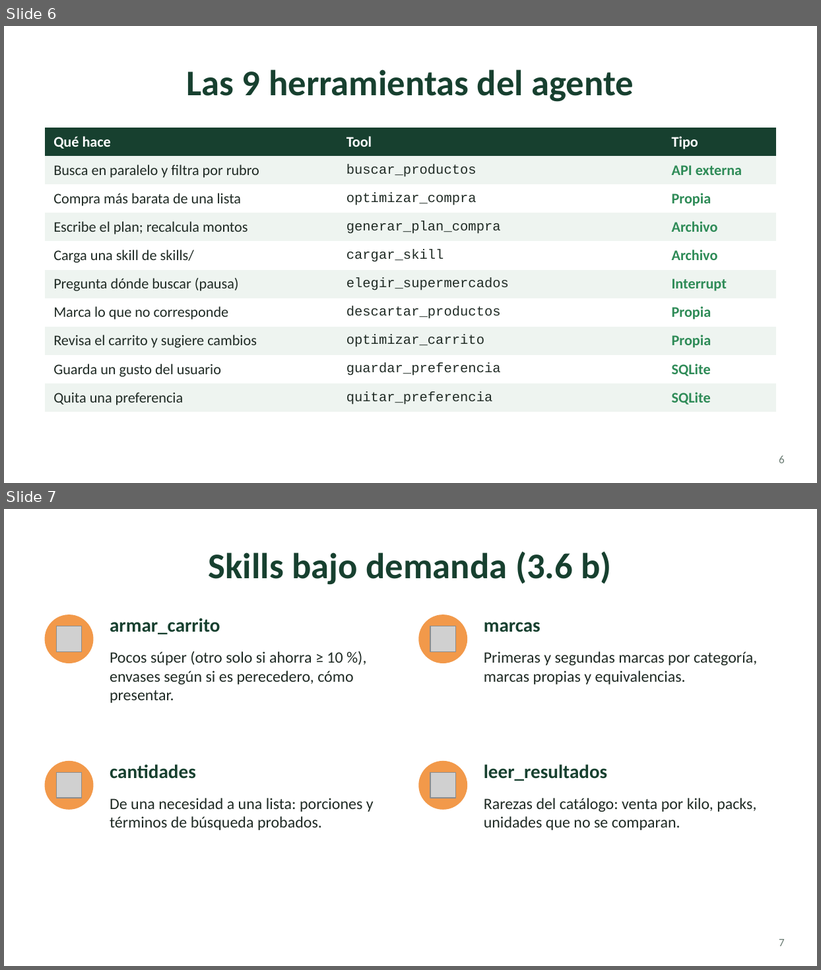
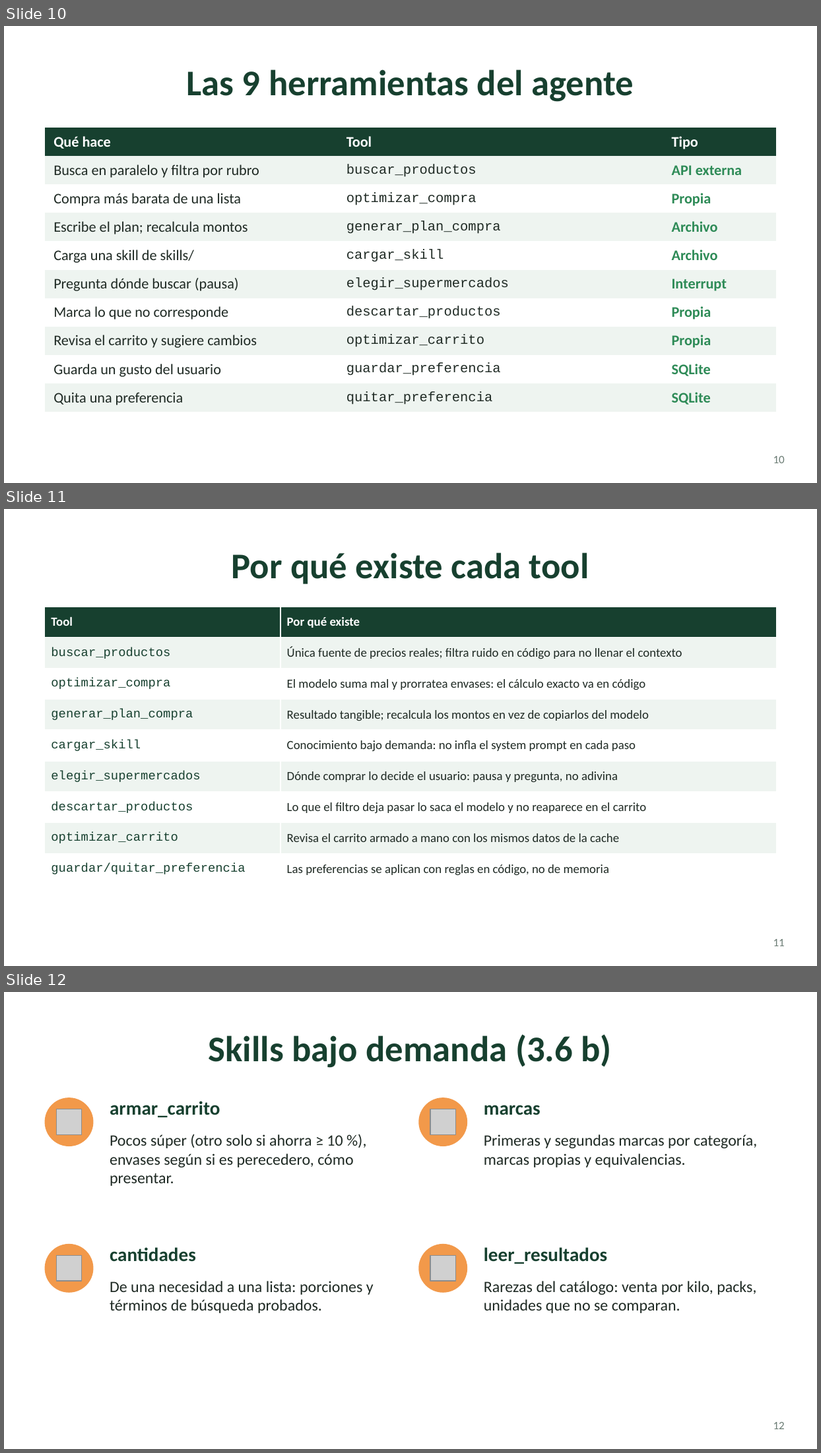
Before and after one commit to cuellojoaquinn/agente-de-supermercado, a slide deck: presentacion/super-agente.pptx. Shown one above the other, each under a label of ours: slides 6 and 7 before the commit, slides 10, 11 and 12 after it. The pictures are 821x970 and 821x1453 pixels, drawn with LibreOffice and Linux fonts; fonts in the diff are those of the drawing; grey boxes stand for pictures. Boxes give left, top, right and bottom in pixels: in the first picture for what was removed or moved away, otherwise in the second. Text is boxed around its words. In the diff, an @@ line names an element or a change of style, - is before the commit and + after.

```diff
--- a/presentacion/super-agente.pptx
+++ b/presentacion/super-agente.pptx
@@ slide 11 added at <box>4,509,817,966</box>, background #FFFFFF @@
@@ title added at <box>232,553,589,584</box>, 32 pt, text #17402F, bold @@
+Por qué existe cada tool
@@ table added at <box>45,607,776,885</box>, 9 rows, 2 columns @@
+Tool | Por qué existe
+buscar_productos | Única fuente de precios reales; filtra ruido en código para no llenar el contexto
+optimizar_compra | El modelo suma mal y prorratea envases: el cálculo exacto va en código
+generar_plan_compra | Resultado tangible; recalcula los montos en vez de copiarlos del modelo
+cargar_skill | Conocimiento bajo demanda: no infla el system prompt en cada paso
+elegir_supermercados | Dónde comprar lo decide el usuario: pausa y pregunta, no adivina
+descartar_productos | Lo que el filtro deja pasar lo saca el modelo y no reaparece en el carrito
+optimizar_carrito | Revisa el carrito armado a mano con los mismos datos de la cache
+guardar/quitar_preferencia | Las preferencias se aplican con reglas en código, no de memoria
@@ page number added at <box>774,939,785,947</box>, 10 pt, text #6B7C74 @@
+11
@@ what was slide 6 is now slide 10 @@
@@ page number at <box>774,456,785,464</box>: text changed @@
-6
+10
@@ what was slide 7 is now slide 12 @@
@@ page number at <box>774,1422,785,1430</box>: text changed @@
-7
+12
```
Also in this commit, not shown: 2 slides changed, 8 other slides added, 1 slide removed, 3 other files.
